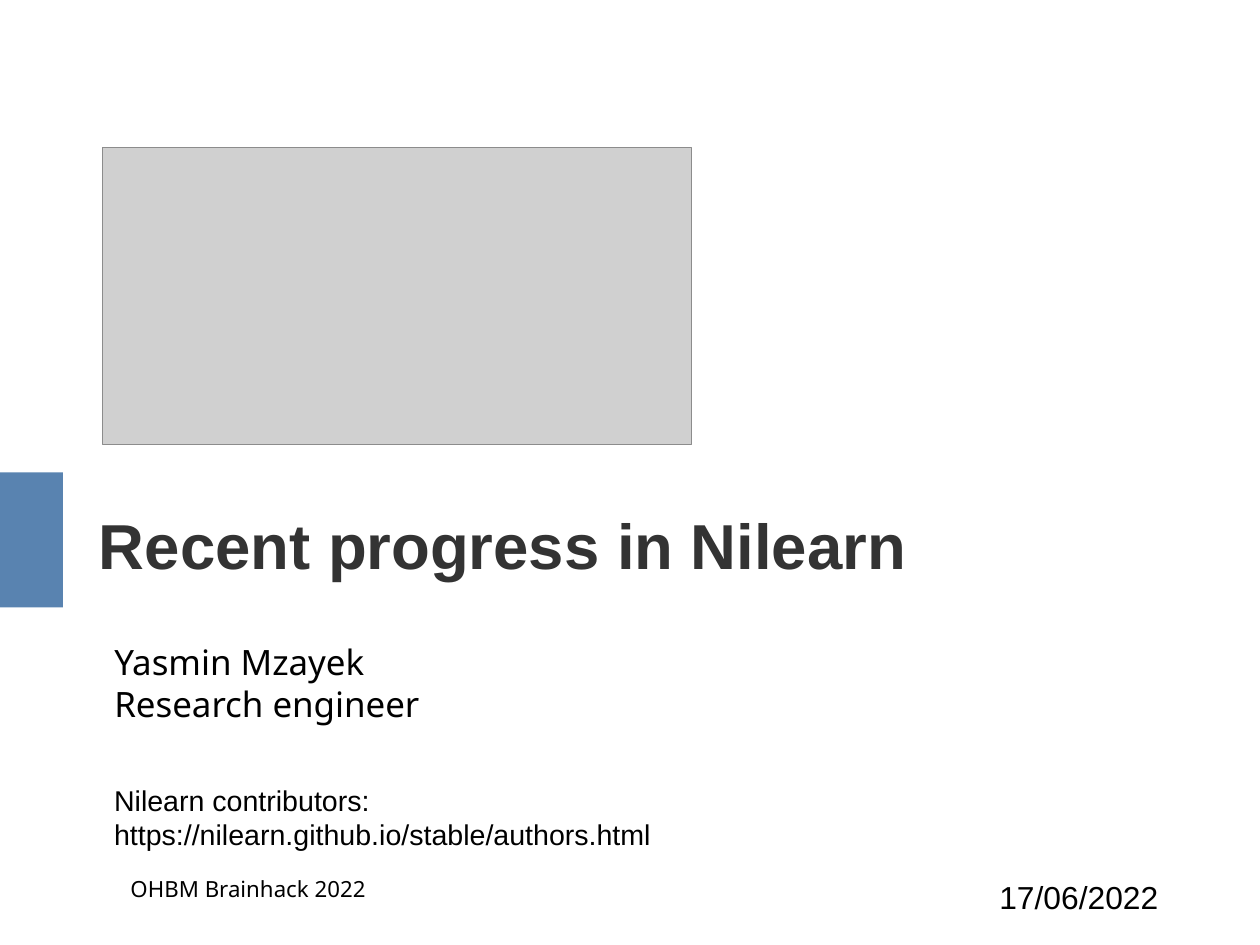
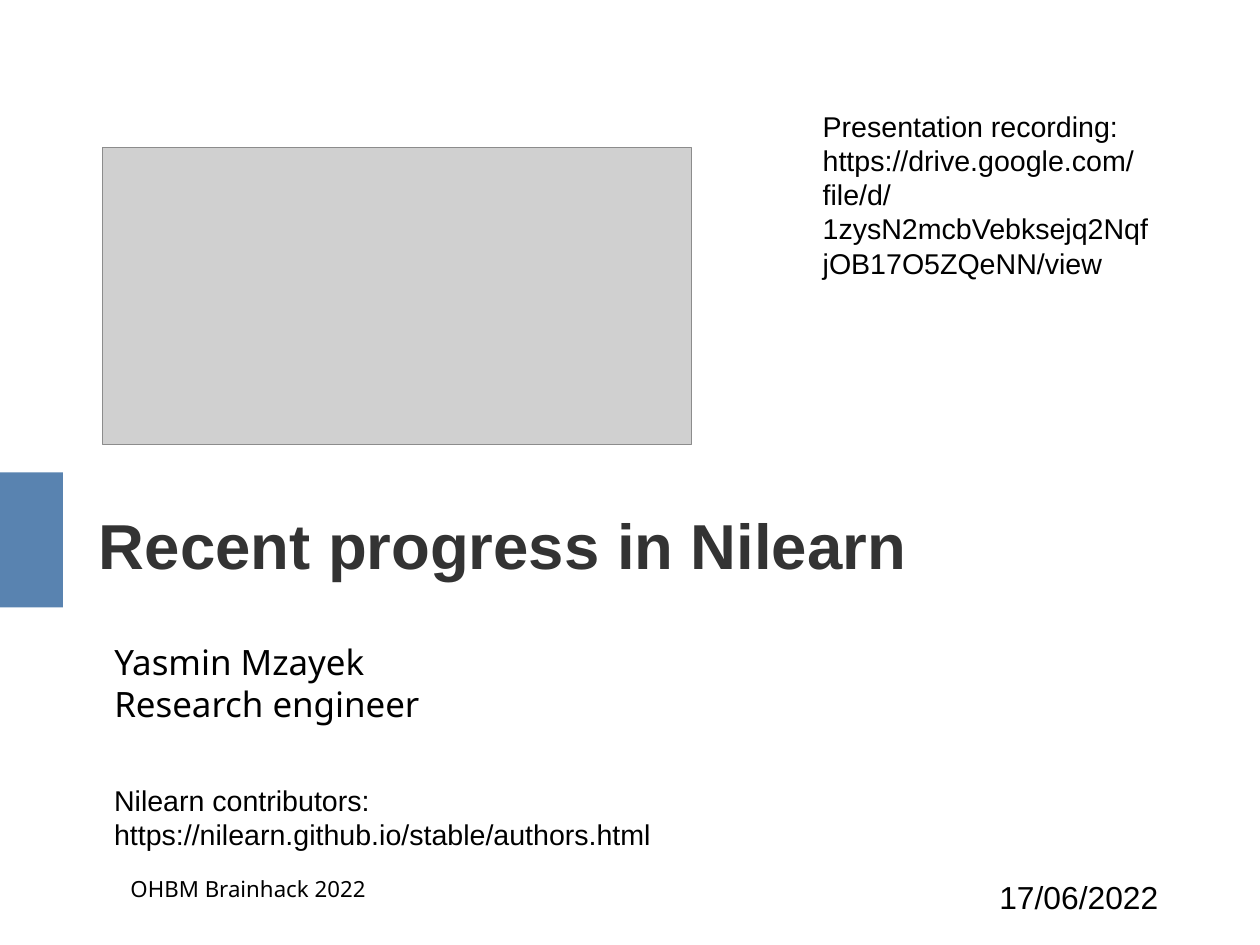
Before and after one commit to ymzayek/nilearn-materials, a slide deck: slide 1 of OHBMBrainhack2022/NilearnBrainhack2022.odp. Drawn at 1260x945 pixels with LibreOffice and Linux fonts; fonts in the diff are those of the drawing; grey boxes stand for pictures. Boxes give left, top, right and bottom in pixels: in the first picture for what was removed or moved away, otherwise in the second. Text is boxed around its words. In the diff, an @@ line names an element or a change of style, - is before the commit and + after.

Commit message:
Title slide with link to uncorrupted video

```diff
--- a/OHBMBrainhack2022/NilearnBrainhack2022.odp
+++ b/OHBMBrainhack2022/NilearnBrainhack2022.odp
@@ text added at (x1=823, y1=116, x2=1134, y2=279), 18 pt, text #000000 @@
+Presentation recording:
+https://drive.google.com/file/d/1zysN2mcbVebksejq2NqfjOB17O5ZQeNN/view
```
Also in this commit, not shown: 1 other file.
